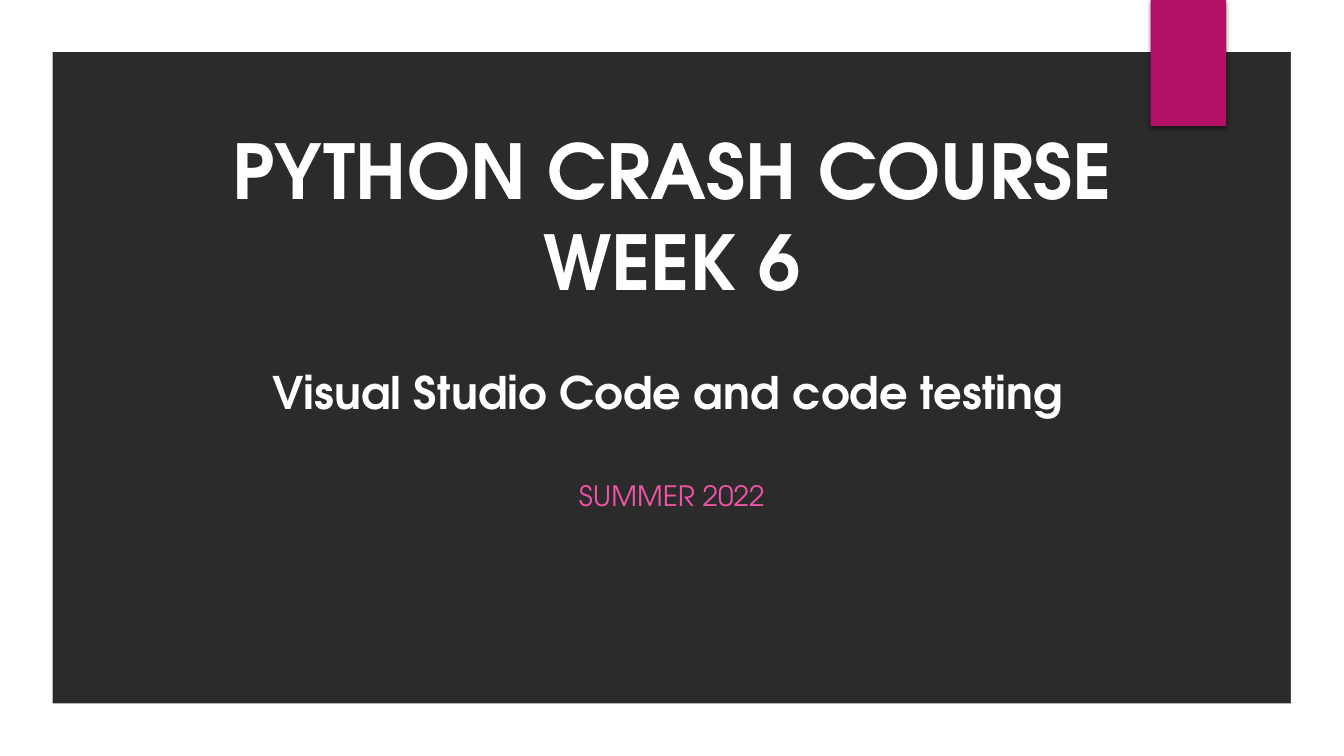
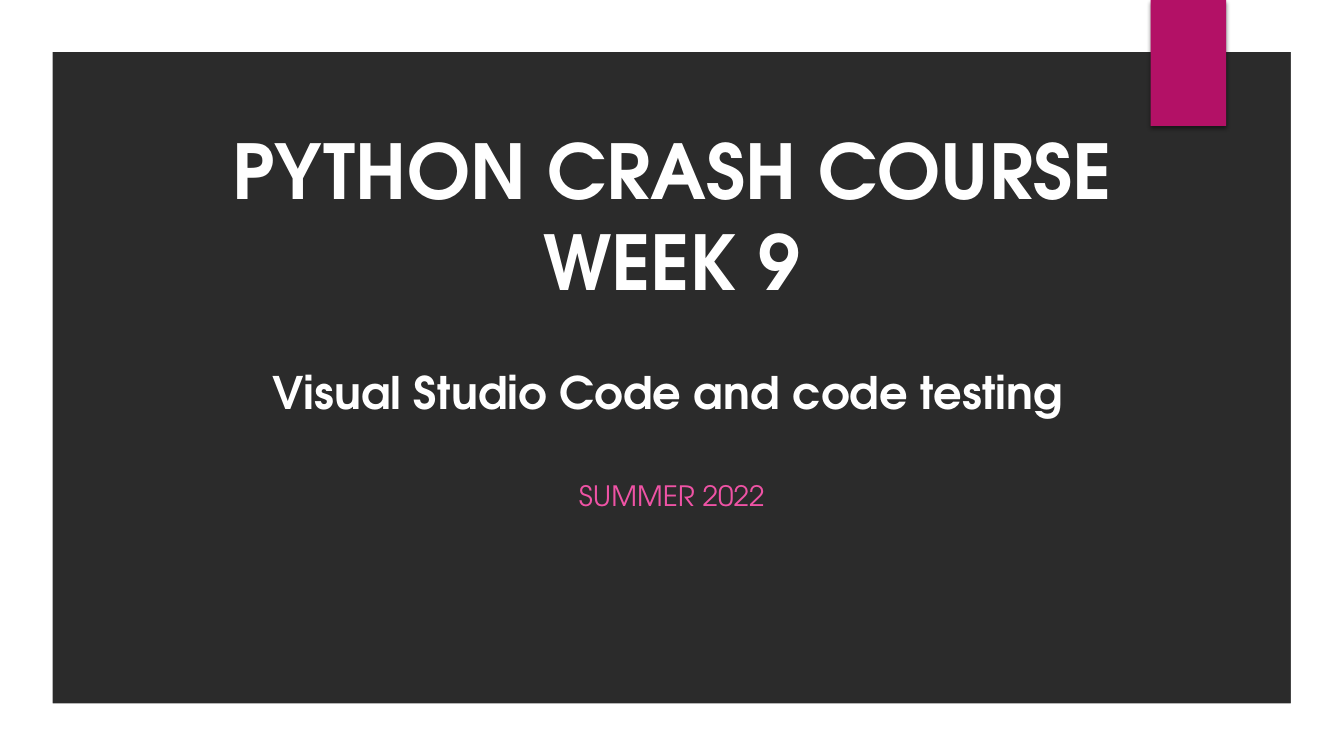
Before and after one commit to ameboileau/Intro-to-Python, a slide deck: slide 1 of PPTs/Week9.pptx. Drawn at 1344x756 pixels with LibreOffice and Linux fonts; fonts in the diff are those of the drawing; background and template pictures are left out; a plain dark background stands for a picture behind light text. Boxes give left, top, right and bottom in pixels: in the first picture for what was removed or moved away, otherwise in the second. Text is boxed around its words. In the diff, an @@ line names an element or a change of style, - is before the commit and + after.

Commit message:
Adding final week quiz

```diff
--- a/PPTs/Week9.pptx
+++ b/PPTs/Week9.pptx
@@ title at [232,142,1111,290]: text changed @@
-PYTHON CRASH COURSE WEEK 6
+PYTHON CRASH COURSE WEEK 9
```
Also in this commit, not shown: 1 other slide changed, 1 other file.
